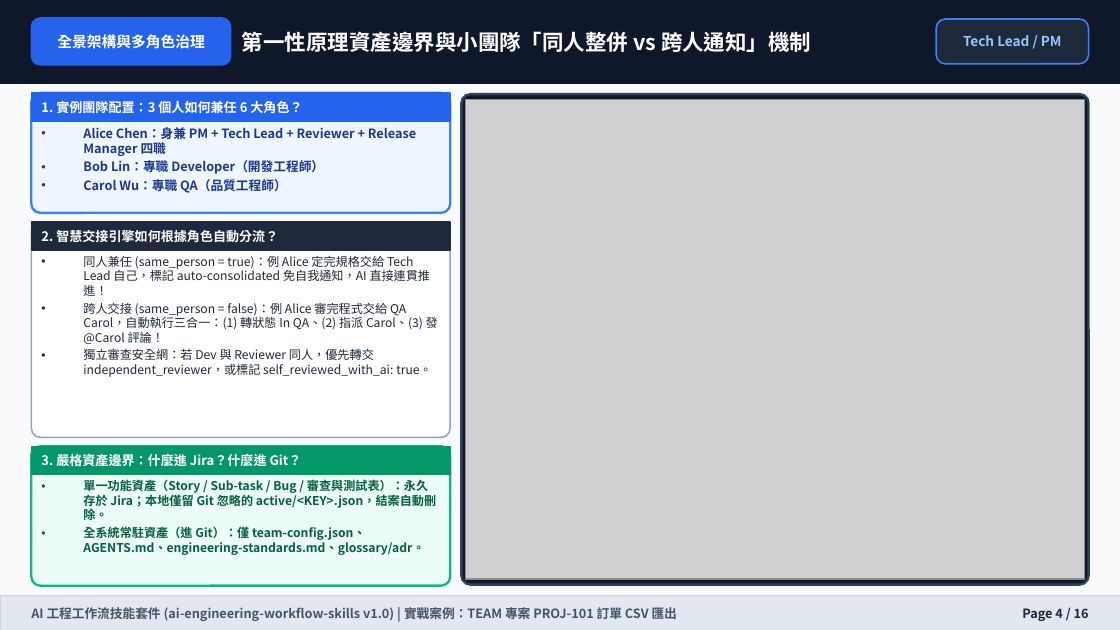
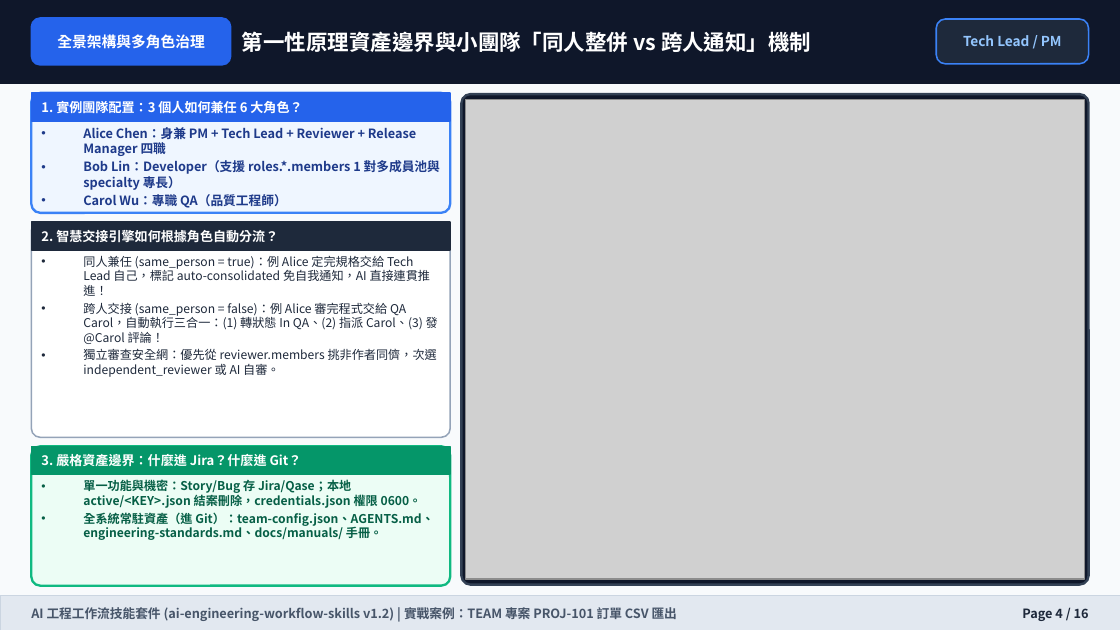
Before and after one commit to wilsonliu123/ai-engineering-workflow-skills, a slide deck: slide 4 of docs/training-manual.pptx. Drawn at 1120x630 pixels with LibreOffice and Linux fonts; fonts in the diff are those of the drawing; grey boxes stand for pictures. Boxes give left, top, right and bottom in pixels: in the first picture for what was removed or moved away, otherwise in the second. Text is boxed around its words. In the diff, an @@ line names an element or a change of style, - is before the commit and + after.

Commit message:
docs: update changelog, README, and training manuals for v1.2.0
- Record v1.1.0 and v1.2.0 release milestones in CHANGELOG.md to capture
  multi-member role pools, bidirectional Jira reconciliation, Qase and
  media sync, QA report mode, living HTML manuals, and run-workflow.
- Refresh README.md and all training manual deliverables (MD, HTML, PDF,
  DOCX, PPTX) so onboarding and operational guides match current v1.2
  skill modes, CLI flags, and governance rules.

```diff
--- a/docs/training-manual.pptx
+++ b/docs/training-manual.pptx
@@ text at (83, 160, 440, 190): text changed @@
-• Bob Lin：專職 Developer（開發工程師）
+• Bob Lin：Developer（支援 roles.*.members 1 對多成員池與 specialty 專長）
@@ text at (83, 349, 437, 377): text changed @@
-• 獨立審查安全網：若 Dev 與 Reviewer 同人，優先轉交 independent_reviewer，或標記 self_reviewed_with_ai: true。
+• 獨立審查安全網：優先從 reviewer.members 挑非作者同儕，次選 independent_reviewer 或 AI 自審。
@@ text at (83, 479, 434, 540): text changed @@
-• 單一功能資產（Story / Sub-task / Bug / 審查與測試表）：永久存於 Jira；本地僅留 Git 忽略的 active/<KEY>.json，結案自動刪除。
-• 全系統常駐資產（進 Git）：僅 team-config.json、AGENTS.md、engineering-standards.md、glossary/adr。
+• 單一功能與機密：Story/Bug 存 Jira/Qase；本地 active/<KEY>.json 結案刪除，credentials.json 權限 0600。
+• 全系統常駐資產（進 Git）：team-config.json、AGENTS.md、engineering-standards.md、docs/manuals/ 手冊。
@@ text at (31, 604, 677, 621): text changed @@
-AI 工程工作流技能套件 (ai-engineering-workflow-skills v1.0) | 實戰案例：TEAM 專案 PROJ-101 訂單 CSV 匯出
+AI 工程工作流技能套件 (ai-engineering-workflow-skills v1.2) | 實戰案例：TEAM 專案 PROJ-101 訂單 CSV 匯出
```
Also in this commit, not shown: 15 other slides changed, 6 other files.
